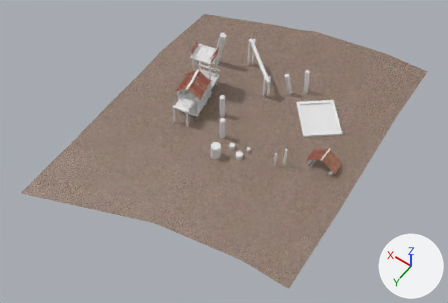
The FBX model Assets/Environment/Unique/Scene_A/SM_Scene_A_SpielPlatz00.fbx as it was, and as the next commit left it.
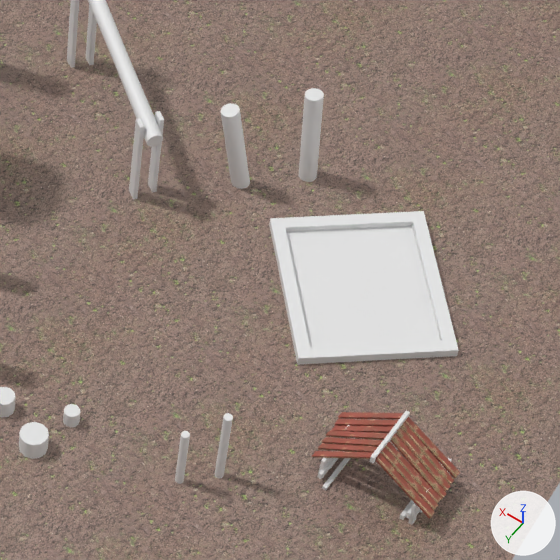
Each version is shown whole from a 50 mm lens placed at (-245.8, 71.8, 54.9), pointed at (-206.6, 16.9, -31.5), then close up on the part from 52% to 82% of the width and 16% to 61% of the height. Lighting does not change. The marker at lower right points along +X, +Y and +Z. Where no turn or scale is listed for an object, it has been applied to the vertices.

Before the edit, the objects in view are built like this:
```python
mat_concreteeclatax1 = principled_material('ConcreteEclatax1')
mat_concreteeclatax1.base_color = (0.8, 0.8, 0.8)  # white #e7e7e7
mat_concreteeclatax1.roughness = 1.0
me_cube_119 = bpy.data.meshes.new('Cube.119')
me_cube_119.from_pydata(...)  # 2000 vertices, 1485 faces; spans x -229.6..-181.4, y -22.6..43.7, z -32.8..-21.1
# faces by material slot: [16, 1138, 288, 42, 1]
me_cube_119.materials.append(mat_concreteeclatax1)  # white #e7e7e7
me_cube_119.materials.append(mat_wood_rough)  # its picture is missing
me_cube_119.materials.append(mat_paintedwood2)  # picture img_texturescom_woodplankspainted0324_1_seamless_s_jpg
me_cube_119.materials.append(mat_soil)  # picture img_texturescom_soilmud0091_1_seamless_s_jpg
me_cube_119.materials.append(mat_sand)  # its picture is missing
ob_sm_scene_a_spielplatz00 = bpy.data.objects.new('SM_Scene_A_SpielPlatz00', me_cube_119)
ob_sm_scene_a_spielplatz00.location = (0.0, 0.0, 0.0)
```
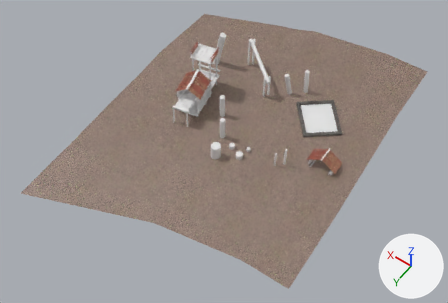
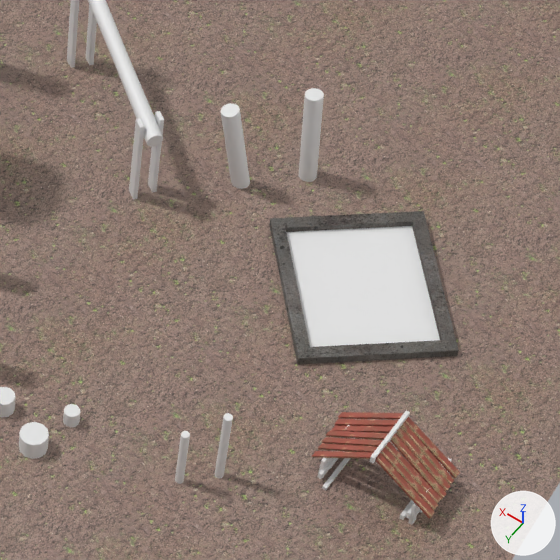
What the commit changed:
Picture 'T_RoughConcreteMacro 1.png' (img_t_roughconcretemacro_1_png) is new.
In material 'ConcreteEclatax1' (mat_concreteeclatax1), base_color is no longer (0.8, 0.8, 0.8), white #e7e7e7.
In material 'ConcreteEclatax1' (mat_concreteeclatax1), texture is now set to img_t_roughconcretemacro_1_png.

Pixel boxes [x1, y1, x2, y2] of what changed, in the close-ups (560 x 560 px):
'SM_Scene_A_SpielPlatz00', surface changed (white to grey)
    both: [266, 208, 462, 368]
